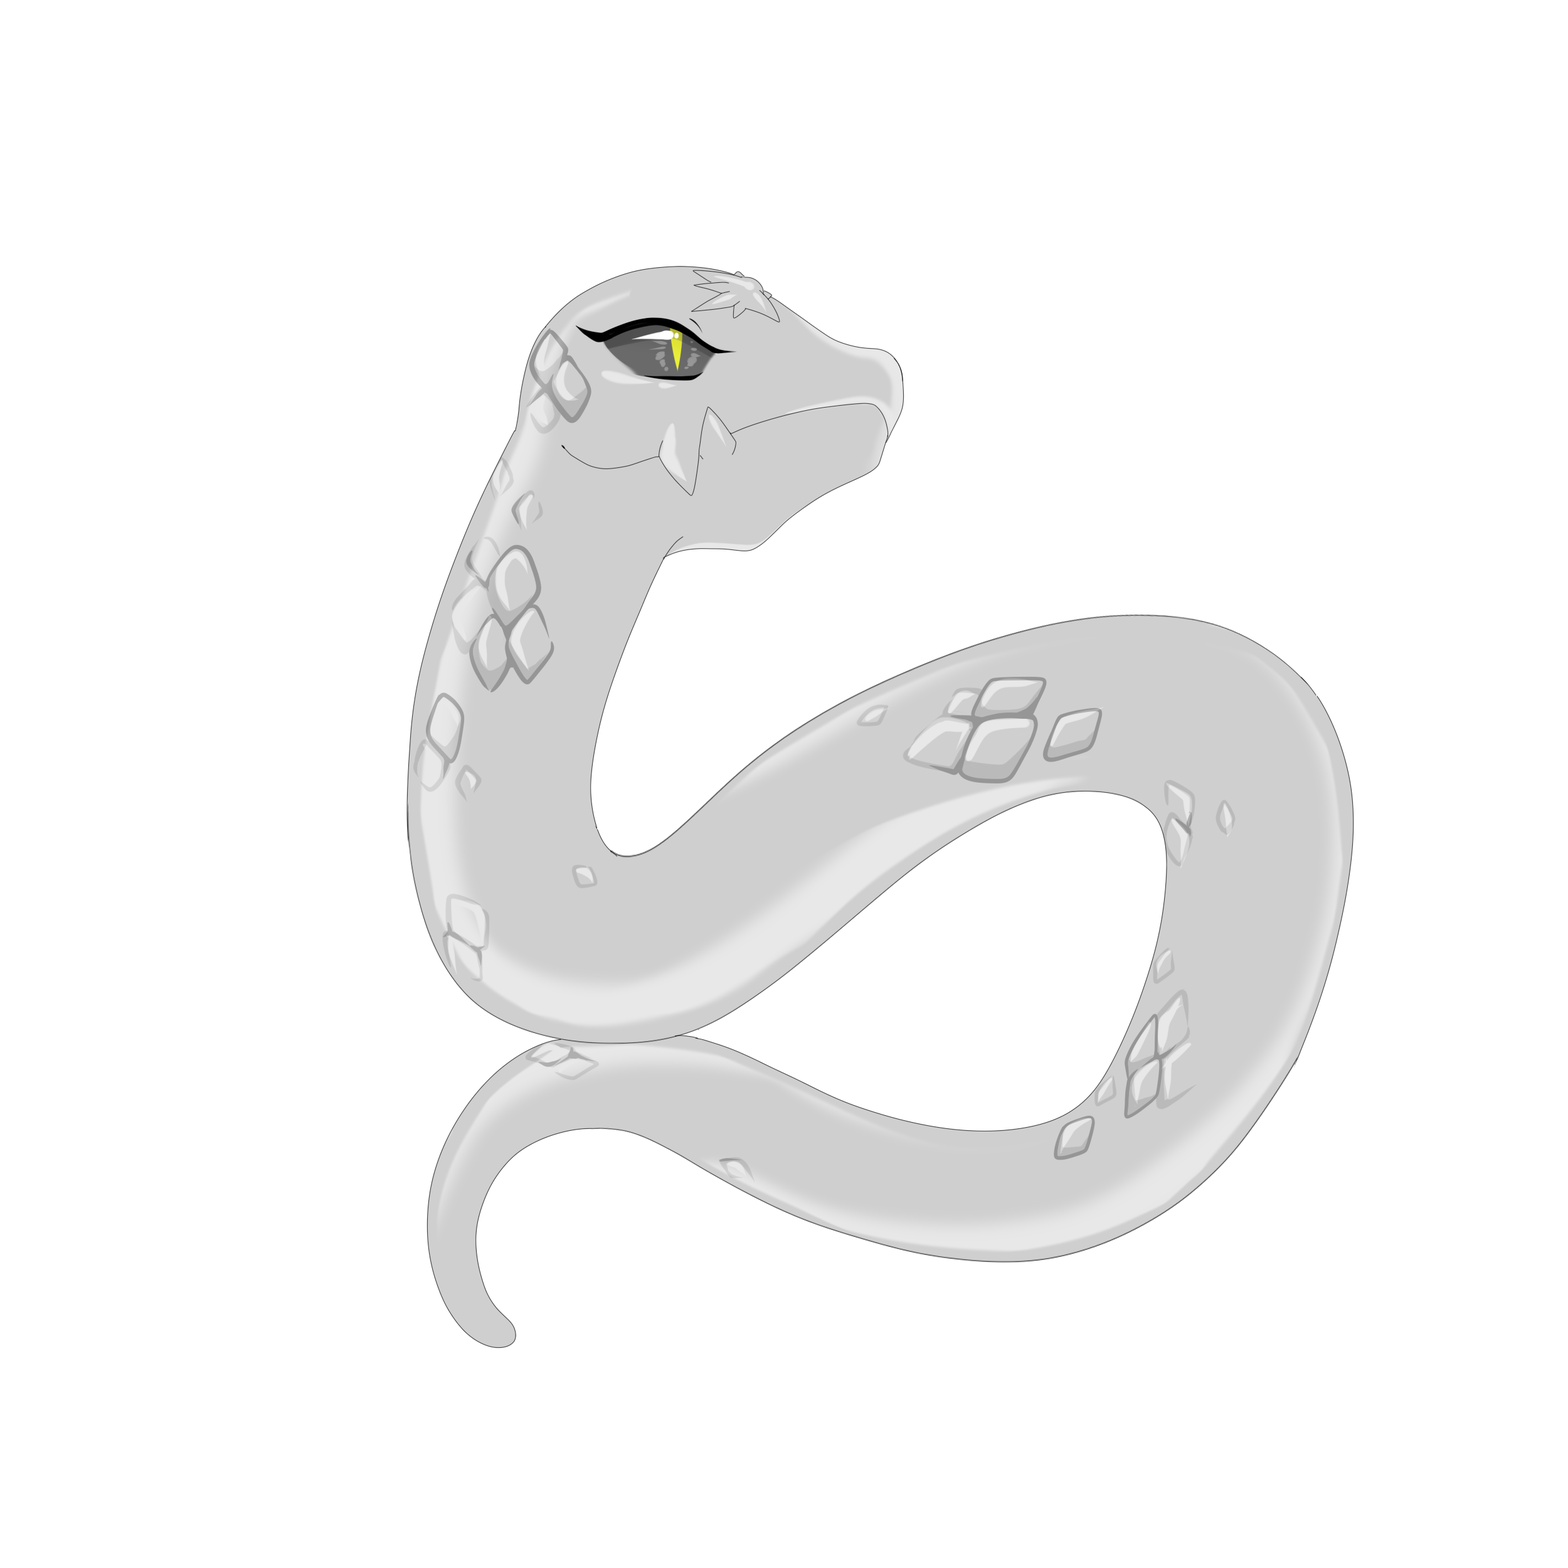
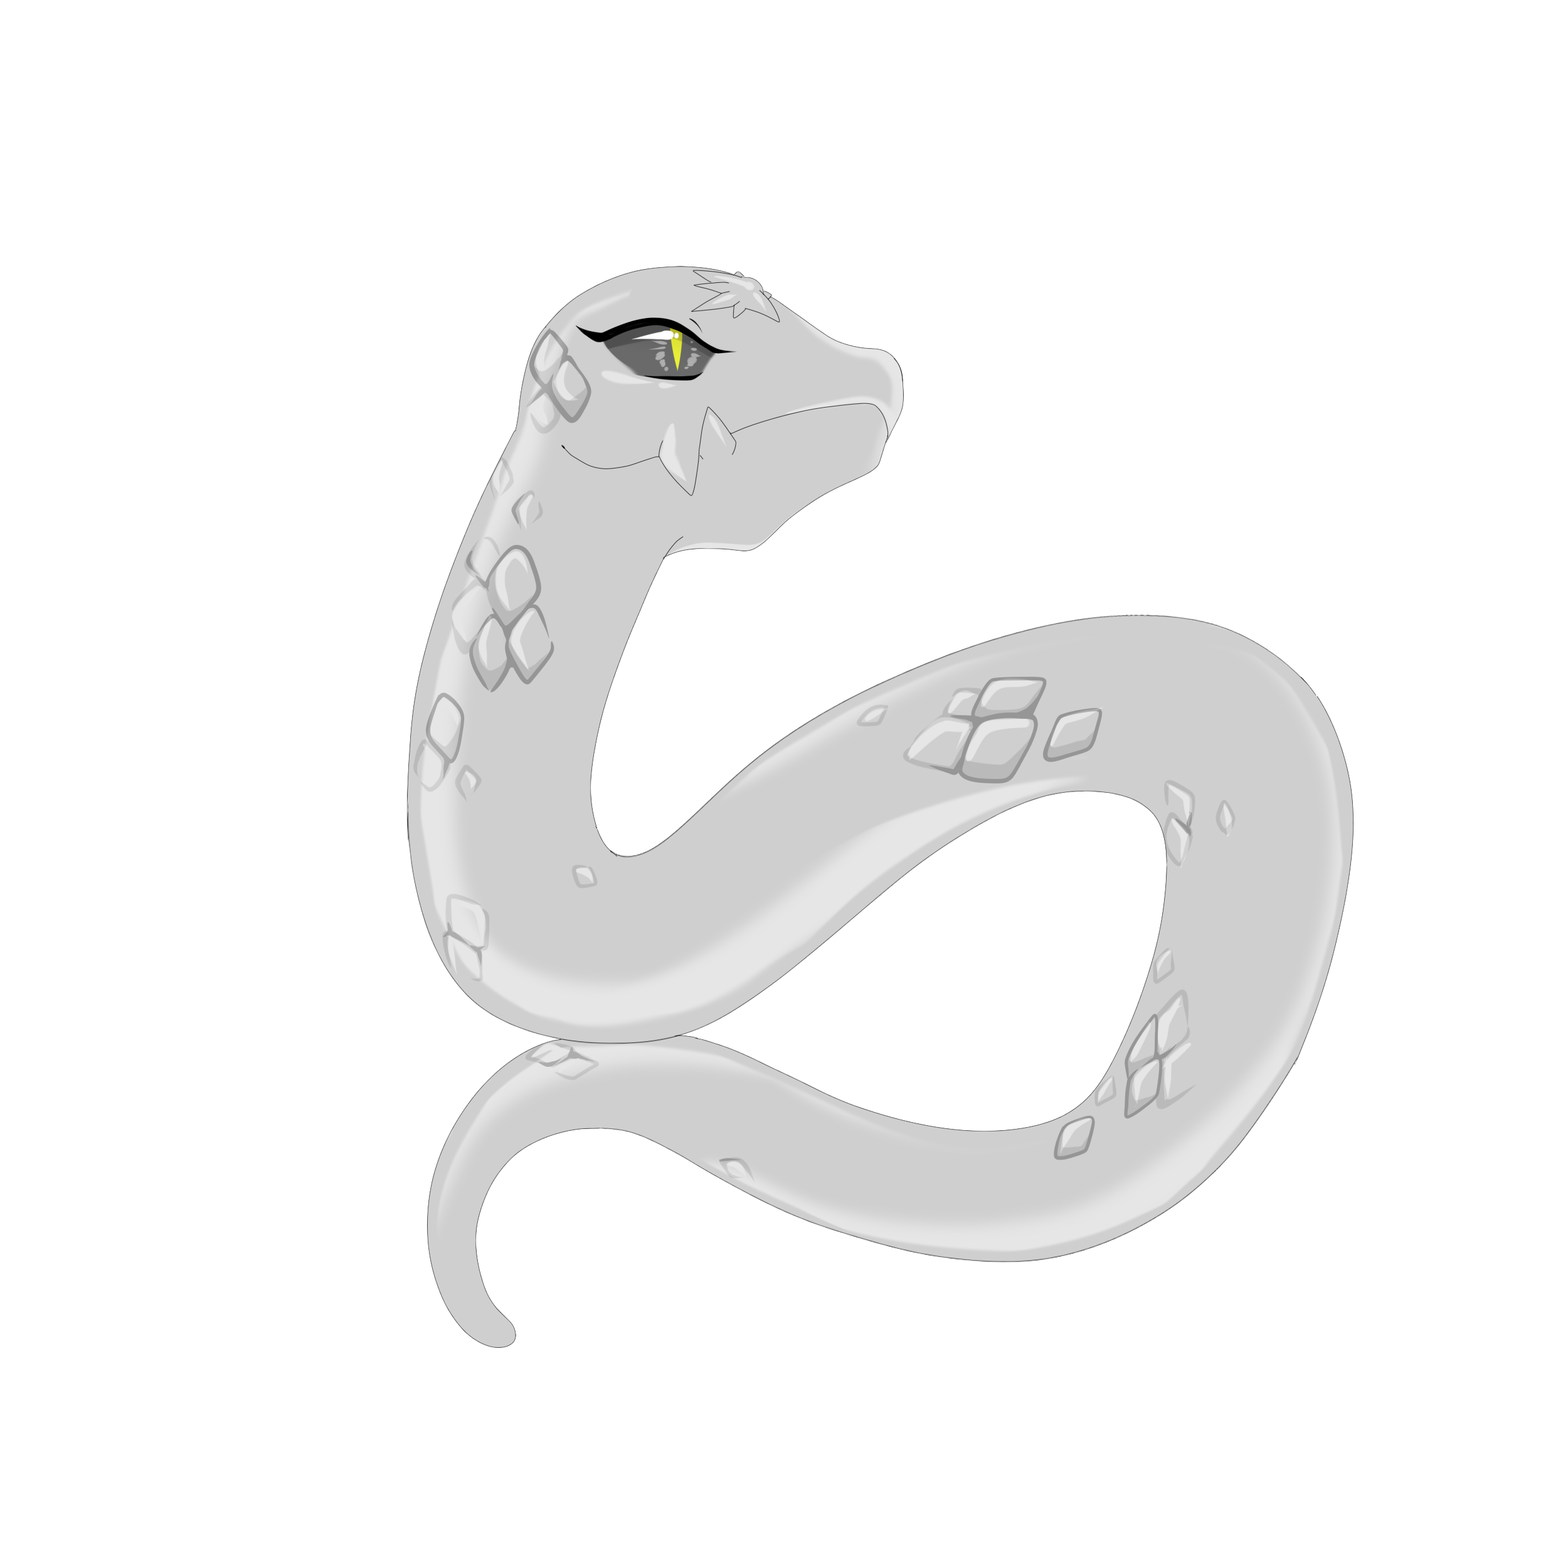
Before/after of a 1568px x 1568px layered artwork. What changed in the layer stack:
hid group "head" (19 layers) over [406, 265, 1002, 1273]
hid group "tail" (13 layers) over [406, 265, 1046, 1349]
renamed "gleam" to "Arrow", hid it, moved it into group "tail", painted on it over [406, 329, 680, 1349]
renamed "highlight" to "Swirly", hid it, blend addition → normal, moved it into group "tail", painted on it over [423, 334, 702, 1349]
renamed "pupil" to "Cobra", hid it, moved it into group "tail", painted on it over [406, 324, 684, 1349]
renamed "shade" to "Split", hid it, opacity 36% → 100%, blend multiply → normal, moved it into group "tail", painted on it over [406, 323, 754, 1349]
renamed "eye1" to "Bat", hid it, moved it into group "tail", painted on it over [406, 323, 717, 1349]
renamed "shine" to "Feather", hid it, blend addition → normal, moved it into group "tail", painted on it over [406, 265, 1355, 1349]
hid group "wings" (25 layers) over [406, 265, 1355, 1349]
renamed "scale 2" to "Text5", hid it, opacity 50% → 100%, blend multiply → normal, moved it into group "wings", painted on it over [406, 265, 1355, 1305]
renamed "lines" to "FR 1", moved it into group "Fire", painted on it over [406, 265, 1355, 1349]
hid group "halo" (15 layers) over [438, 265, 905, 605]
added layer "lines" in group "base" over [406, 265, 1355, 1349]
added layer "highlight" (addition) in group "eyes" over [649, 339, 702, 372]
added layer "shade" (multiply, 36%) in group "eyes" over [649, 339, 702, 372]
added layer "eye1" in group "eyes" over [649, 339, 702, 372]
added layer "shine" (addition) in group "base" over [406, 265, 1355, 1329]
added layer "scale 2" (multiply, 50%) in group "base" over [425, 328, 1193, 1163]
painted on "scale 1" over [412, 353, 1235, 1183]
removed layer "Background" over [406, 265, 1355, 1349]